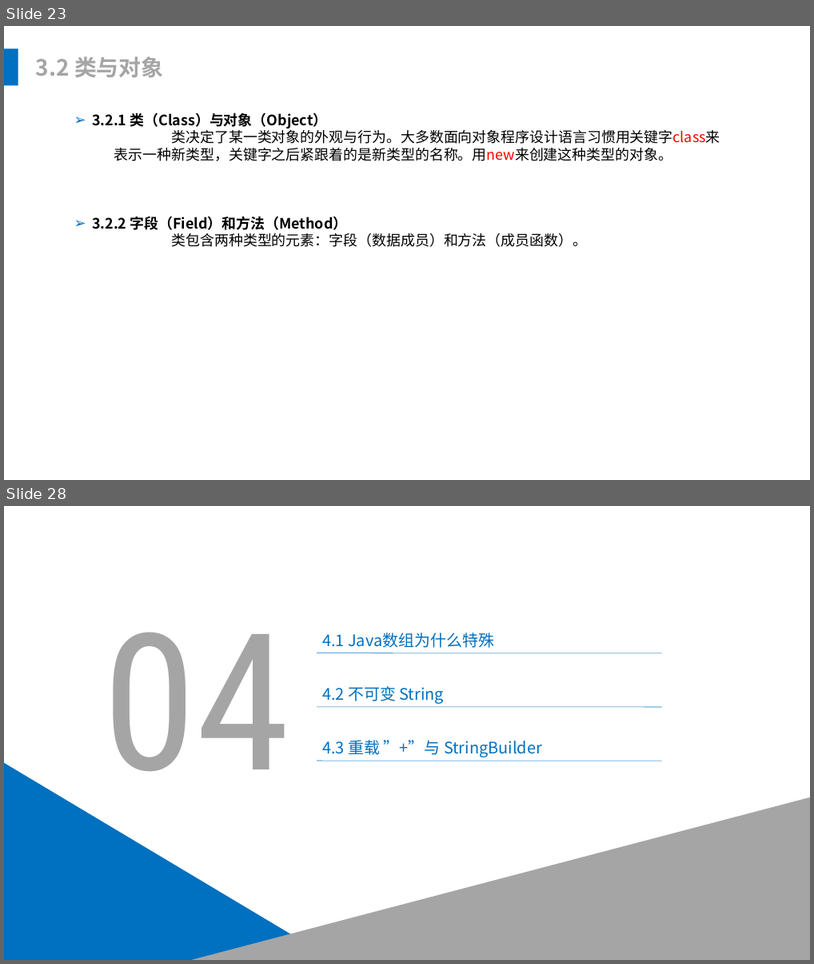
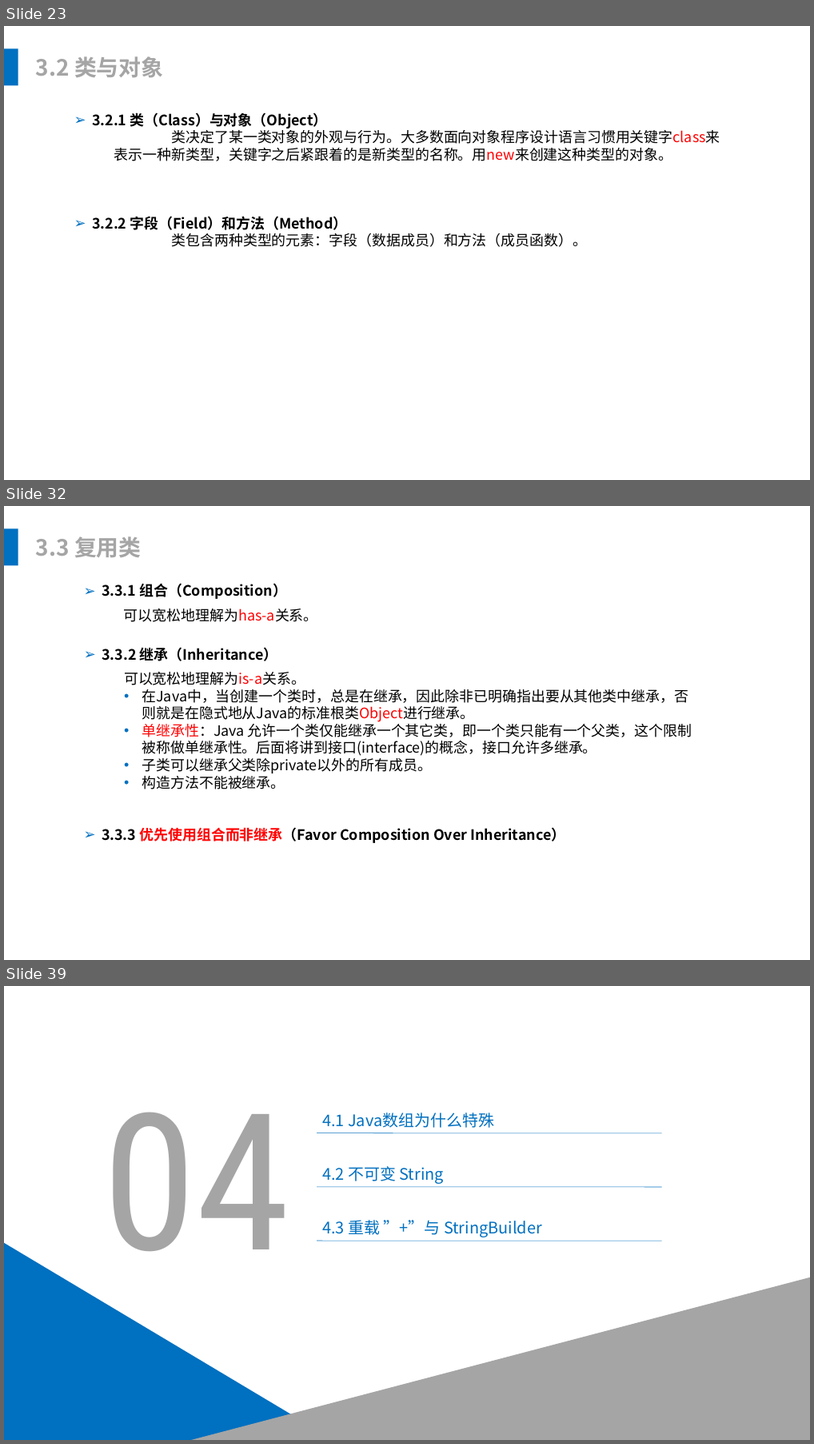
Before and after one commit to leonliu06/JavaTrainning, a slide deck: Java培训.pptx. Shown one above the other, each under a label of ours: slides 23 and 28 before the commit, slides 23, 32 and 39 after it; the slides between them are not shown. The pictures are 814x964 and 814x1444 pixels, drawn with LibreOffice and Linux fonts; fonts in the diff are those of the drawing. Boxes give left, top, right and bottom in pixels: in the first picture for what was removed or moved away, otherwise in the second. Text is boxed around its words. In the diff, an @@ line names an element or a change of style, - is before the commit and + after.

```diff
--- a/Java培训.pptx
+++ b/Java培训.pptx
@@ slide 32 added at (4,506,810,960), background #FFFFFF @@
@@ rectangle added at (4,529,18,566), fill #0070C0 @@
@@ text added at (36,536,142,557), 28 pt, text #A5A5A5, bold @@
+3.3 复用类
@@ text added at (102,583,287,599), 18 pt, text #000000, bold @@
+➢ 3.3.1 组合（Composition）
@@ text added at (124,608,318,622), 18 pt, text #000000 @@
+  可以宽松地理解为has-a关系。
@@ text added at (102,647,278,661), 18 pt, text #000000, bold @@
+➢ 3.3.2 继承（Inheritance）
@@ text added at (124,672,693,789), 18 pt, text #000000 @@
+  可以宽松地理解为is-a关系。
+  • 在Java中，当创建一个类时，总是在继承，因此除非已明确指出要从其他类中继承，否则就是在隐式地从Java的标准根类Object进行继承。
+  • 单继承性：Java 允许一个类仅能继承一个其它类，即一个类只能有一个父类，这个限制被称做单继承性。后面将讲到接口(interface)的概念，接口允许多继承。
+  • 子类可以继承父类除private以外的所有成员。
+  • 构造方法不能被继承。
@@ text added at (102,827,566,843), 18 pt, text #000000, bold @@
+➢ 3.3.3 优先使用组合而非继承（Favor Composition Over Inheritance）
@@ what was slide 28 is now slide 39 @@
```
Also in this commit, not shown: 7 slides changed, 10 other slides added, 1 other file.
